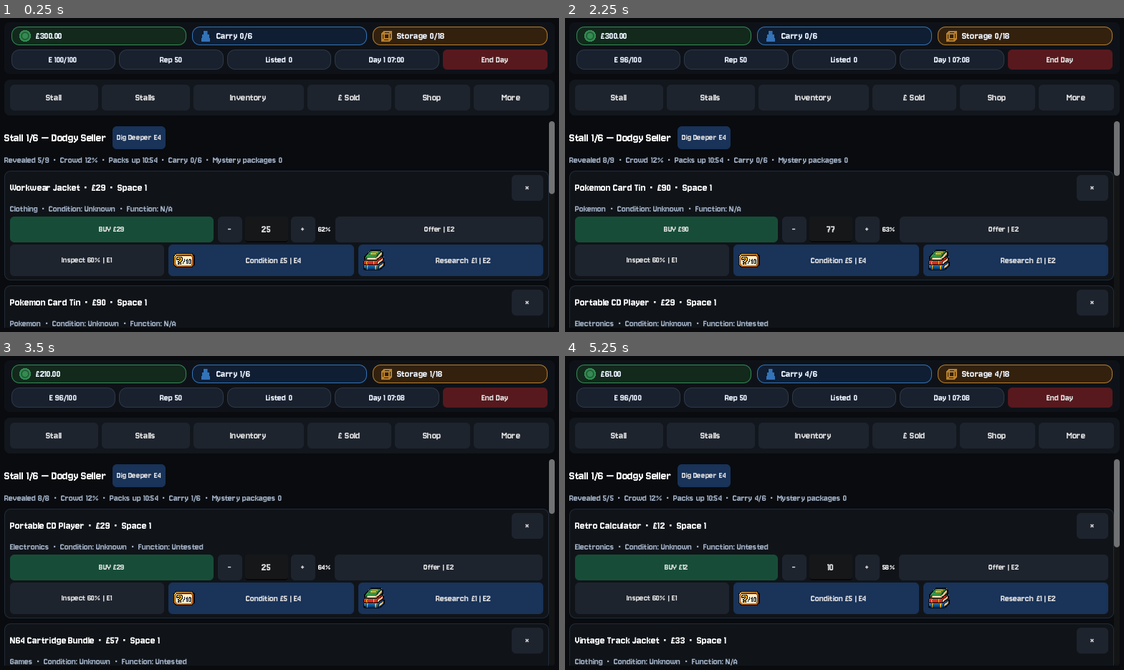
Above: before the commit, frames 1-4 (two rows, left to right).
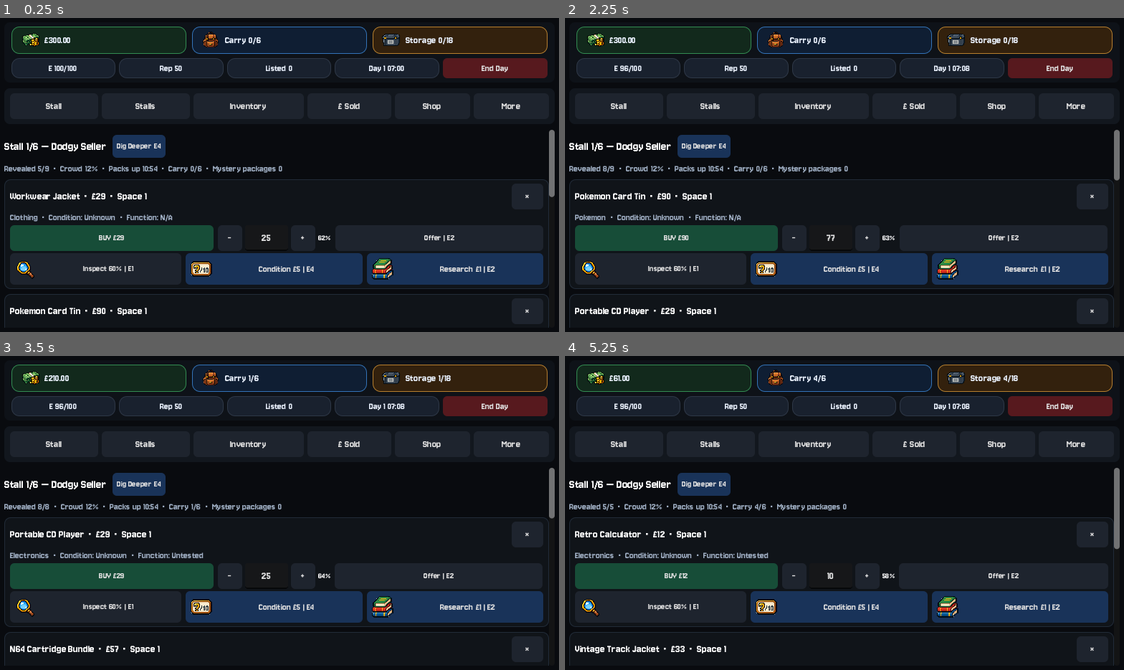
Above: after the commit, the same moments.

Repository: wmilburn1997-ai/car-boot-reseller
Game: Godot game, scene res://Main.tscn
The game is run twice, just before and just after one commit, with the same random seed, the same clock (stepped at 60 frames per second) and the same inputs.
Inputs:
- Up to frame 1 (0.25 s): no input
- Up to frame 2 (2.25 s): click "Stall" at 0.5 s; click "Dig Deeper E4" at 1.25 s; click "×" at 2 s
- Up to frame 3 (3.5 s): click "BUY £90" at 2.75 s
- Up to frame 4 (5.25 s): click "BUY £29" at 3.5 s; click "BUY £57" at 4.25 s; click "BUY £63" at 5 s

The runs differ from the first frame. In frame 1, 21% of the frame differs, in the area x 0-100%, y 3-99%; in frame 2, 21%; in frame 3, 21%; in frame 4, 21%.

Commit message:
Add Inspect, Cash, Carry, and Storage icons

Diff:
--- a/main.gd
+++ b/main.gd
@@ -150,6 +150,10 @@
 var research_icon
 var test_icon
 var authenticate_icon
+var inspect_icon
+var cash_icon
+var carry_icon
+var storage_icon
 var blocked_popup
 var blocked_popup_label
 var blocked_popup_timer
@@ -267,6 +271,14 @@
 		test_icon = load("res://test_icon.png")
 	if ResourceLoader.exists("res://authenticate_icon.png"):
 		authenticate_icon = load("res://authenticate_icon.png")
+	if ResourceLoader.exists("res://inspect_icon.png"):
+		inspect_icon = load("res://inspect_icon.png")
+	if ResourceLoader.exists("res://cash_icon.png"):
+		cash_icon = load("res://cash_icon.png")
+	if ResourceLoader.exists("res://carry_icon.png"):
+		carry_icon = load("res://carry_icon.png")
+	if ResourceLoader.exists("res://storage_icon.png"):
+		storage_icon = load("res://storage_icon.png")
 	rng.randomize()
 	reset_day_stats()
 	generate_weekly_trends()
@@ -578,10 +590,10 @@
 	sb.corner_radius_top_right = 10
 	sb.corner_radius_bottom_left = 10
 	sb.corner_radius_bottom_right = 10
-	sb.content_margin_left = 6 if compact else 10
-	sb.content_margin_right = 6 if compact else 10
-	sb.content_margin_top = 2 if compact else 4
-	sb.content_margin_bottom = 2 if compact else 4
+	sb.content_margin_left = 6 if compact else 12
+	sb.content_margin_right = 6 if compact else 12
+	sb.content_margin_top = 2 if compact else 5
+	sb.content_margin_bottom = 2 if compact else 5
 	pill.add_theme_stylebox_override("panel", sb)
 	pill.size_flags_horizontal = Control.SIZE_EXPAND_FILL
 	pill.size_flags_stretch_ratio = 1.0
@@ -592,7 +604,22 @@
 		row.size_flags_horizontal = Control.SIZE_EXPAND_FILL
 		row.alignment = BoxContainer.ALIGNMENT_CENTER
 	pill.add_child(row)
-	if key == "cash" or key == "carry" or key == "storage":
+	var stat_icon_tex = null
+	if key == "cash":
+		stat_icon_tex = cash_icon
+	elif key == "carry":
+		stat_icon_tex = carry_icon
+	elif key == "storage":
+		stat_icon_tex = storage_icon
+	if stat_icon_tex != null:
+		var stat_icon_rect = TextureRect.new()
+		stat_icon_rect.texture = stat_icon_tex
+		stat_icon_rect.custom_minimum_size = Vector2(28, 28)
+		stat_icon_rect.expand_mode = TextureRect.EXPAND_IGNORE_SIZE
+		stat_icon_rect.stretch_mode = TextureRect.STRETCH_KEEP_ASPECT_CENTERED
+		stat_icon_rect.texture_filter = CanvasItem.TEXTURE_FILTER_NEAREST
+		row.add_child(stat_icon_rect)
+	elif key == "cash" or key == "carry" or key == "storage":
 		var icon_color = border
 		row.add_child(make_icon(key, icon_color))
 	var lbl = Label.new()
@@ -1377,6 +1404,7 @@
 		look.tooltip_text = "Cheap first impression of Condition. Can genuinely be wrong at this accuracy — never reveals the exact score."
 		style_button(look, "nav")
 		look.pressed.connect(Callable(self, "quick_look").bind(i))
+		apply_button_icon(look, inspect_icon)
 		actions.add_child(look)
 
 		if not item["condition_checked"]:
@@ -3110,6 +3138,12 @@
 	show_shop()
 
 var patch_notes = [
+	{"version": "Latest — 09/09/2026 21:25", "notes": [
+		"Replaced the hand-drawn Cash/Carry/Storage header icons with proper pixel-art versions, widened the chip padding slightly to fit them comfortably",
+	]},
+	{"version": "Latest — 09/09/2026 21:10", "notes": [
+		"Added the Inspect icon — same treatment as the other action icons, shown on the button in both its active and completed states",
+	]},
 	{"version": "Latest — 09/09/2026 18:45", "notes": [
 		"Added icons for Condition, Research, Test, and Authenticate — same 32×32 crisp pixel-art treatment as Deep Research, shown on both the active button and its completed result box, on the stall page and Inventory alike",
 	]},
Binary file added: carry_icon.png
Binary file added: cash_icon.png
Binary file added: inspect_icon.png
Binary file added: storage_icon.png
Not shown, changed: docs/index.html
Not shown, changed: docs/index.pck
